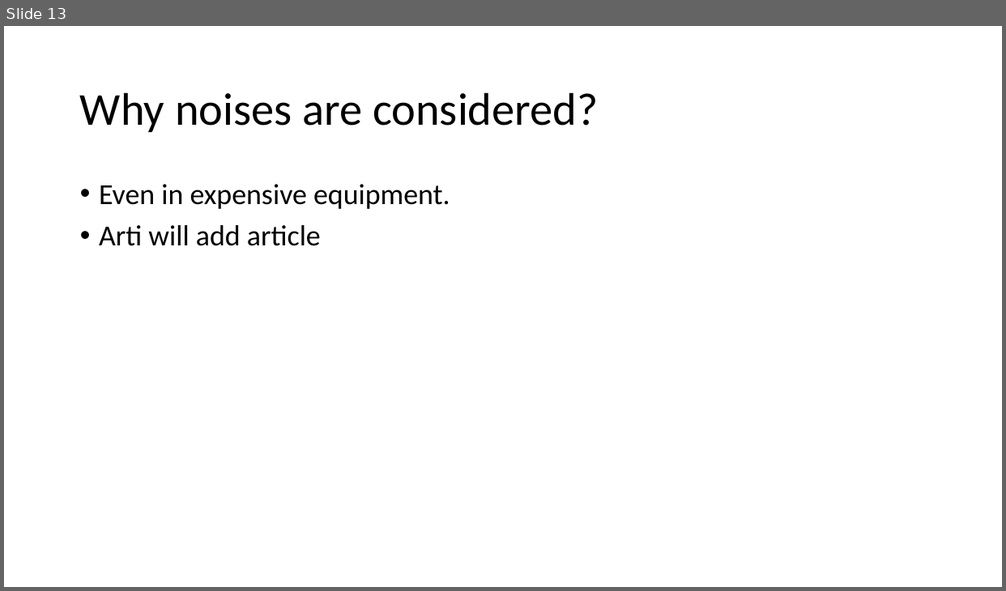
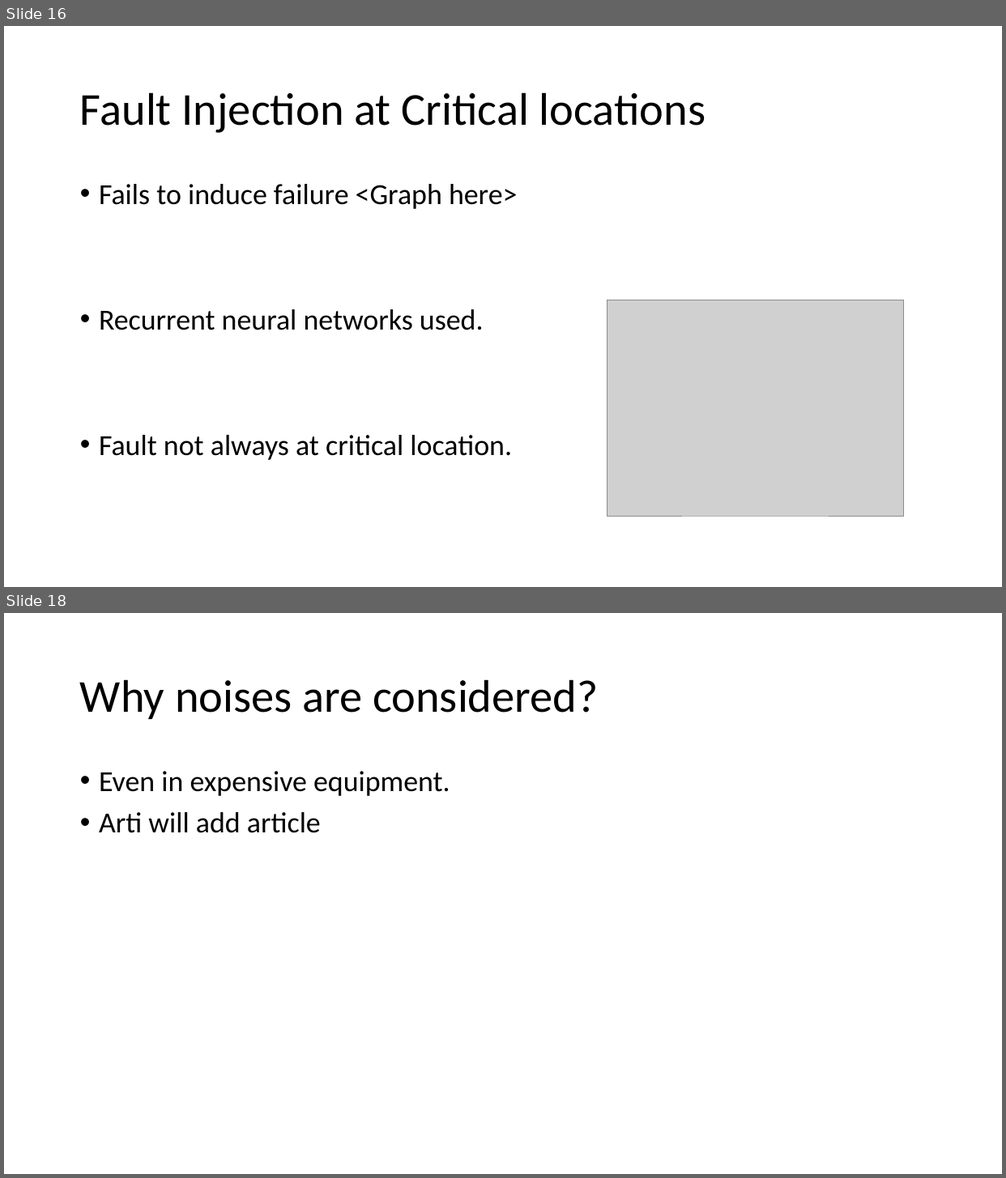
Before and after one commit to grep-aarkash/EECE-571K-Dependable-systems-project, a slide deck: Research/Presentation1.pptx. Shown one above the other, each under a label of ours: slide 13 before the commit, slides 16 and 18 after it; the slides between them are not shown. The pictures are 1006x591 and 1006x1178 pixels, drawn with LibreOffice and Linux fonts; fonts in the diff are those of the drawing; grey boxes stand for pictures. Boxes give left, top, right and bottom in pixels: in the first picture for what was removed or moved away, otherwise in the second. Text is boxed around its words. In the diff, an @@ line names an element or a change of style, - is before the commit and + after.

```diff
--- a/Research/Presentation1.pptx
+++ b/Research/Presentation1.pptx
@@ slide 16 added at (4,26,1002,587), background #FFFFFF @@
@@ title added at (80,92,706,133), 44 pt, text #000000 @@
+Fault Injection at Critical locations
@@ text added at (99,184,517,460), 28 pt, text #000000 @@
+• Fails to induce failure <Graph here>
+• Recurrent neural networks used.
+• Fault not always at critical location.
@@ picture added at (607,300,904,516) @@
@@ what was slide 13 is now slide 18 @@
```
Also in this commit, not shown: 2 slides changed, 7 other slides added, 3 slides removed.
